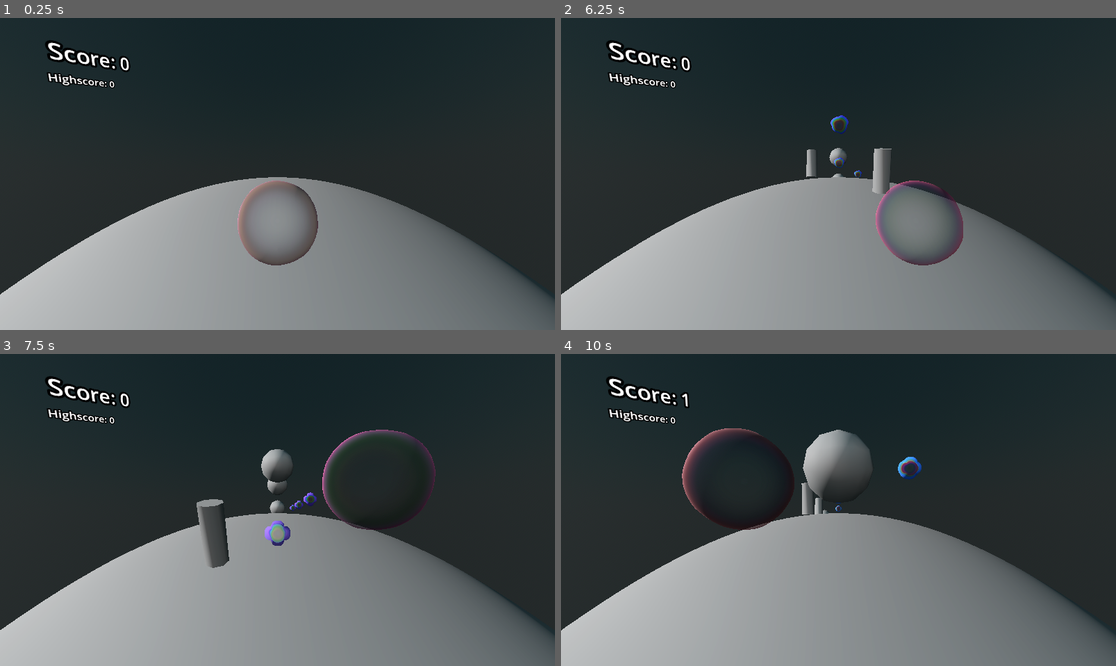
Above: before the commit, frames 1-4 (two rows, left to right).
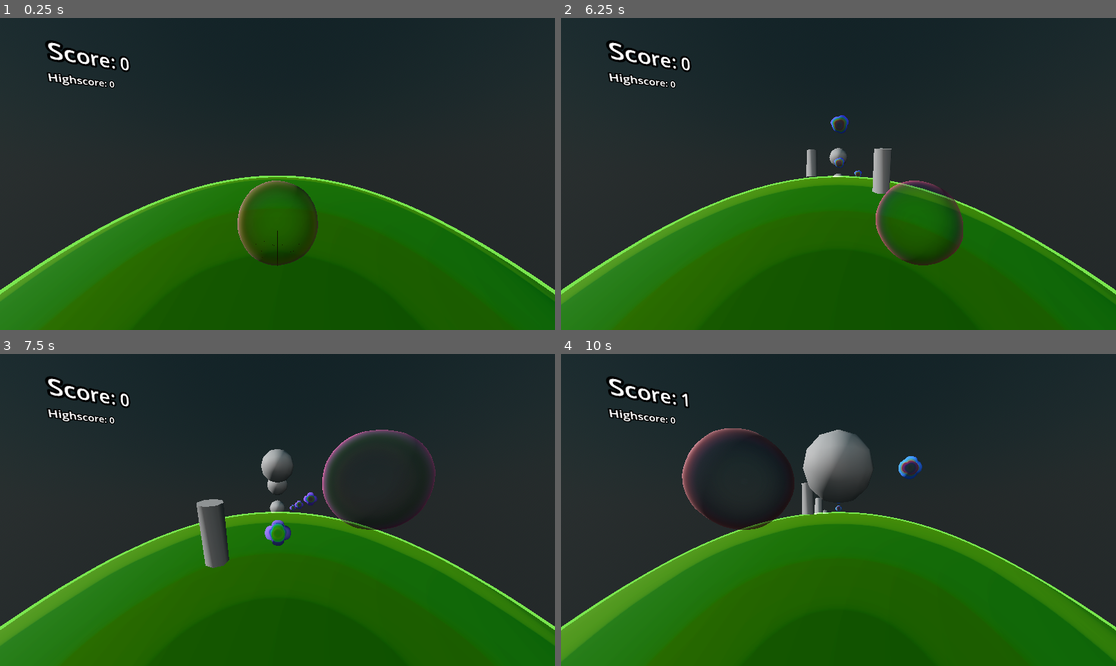
Above: after the commit, the same moments.

Repository: kaapomoi/fgj25
Game: Godot game, scene res://Scenes/main.tscn
Same seed, same stepped clock (60 frames per second), same inputs: the game is played once before the commit and once after it.
Inputs:
- Up to frame 1 (0.25 s): no input
- Up to frame 2 (6.25 s): tap Enter (ui_accept) at 0.5, 0.77, 1.52, 2, 3.02, 3.77, 4.52, 6.02 s; hold Right (ui_right) 0.53-1.28 s; hold Down (ui_down) 1.28-2.03 s; hold Right (ui_right) 2.03-2.78 s; hold Up (ui_up) 2.78-3.53 s; hold Left (ui_left) 3.53-5.03 s; hold Down (ui_down) 5.03-5.78 s; hold Right (ui_right) from 5.78 s (still down)
- Up to frame 3 (7.5 s): release Right (ui_right) at 6.53 s; hold Up (ui_up) 6.53-7.28 s; tap Enter (ui_accept) at 6.77 s; hold Right (ui_right) from 7.28 s (still down)
- Up to frame 4 (10 s): tap Enter (ui_accept) at 7.52, 9.02, 9.77 s; release Right (ui_right) at 8.03 s; hold Down (ui_down) 8.03-8.78 s; hold Left (ui_left) 8.78-9.53 s; hold Up (ui_up) from 9.53 s (still down)

The runs differ from the first frame. In frame 1, 36% of the frame differs, in the area x 0-100%, y 50-100%; in frame 2, 36%; in frame 3, 35%; in frame 4, 36%.

Commit message:
Add player collect sound, 'grass' shader

Diff:
--- a/Assets/Shaders/grass.gdshader
+++ b/Assets/Shaders/grass.gdshader
@@ -1,105 +1,62 @@
 shader_type spatial;
-render_mode cull_front;
+render_mode cull_disabled, blend_add, unshaded;
+uniform float time_speed = 1.0;
+//time specifically for the wave noise texture
+uniform float surface_speed = 1.0;
+uniform float spin = 0.0; //Twisting motion of the water
+uniform float brightness = 0.6;
+uniform float color_intensity = 0.0;
+//Tiling frequency of the noise accross the mesh
+uniform float horizontal_frequency = 2.0;
+uniform float vertical_frequency = 2.0;
+//overall size muliplier
+uniform float size = 3.0;
+//affects total size
+uniform float banding_bias = 0.6;
 
-bool solveQuadratic( float a, float b, float c, inout float x0, inout float x1 )
-{ //https://www.scratchapixel.com/lessons/3d-basic-rendering/minimal-ray-tracer-rendering-simple-shapes/ray-sphere-intersection.html
-    float discr = b * b - 4.0 * a * c;
+uniform sampler2D wave_texture;
+uniform sampler2D noise_texture;
+//wave height, use for ocean waves
+uniform float wave_height = 0.5;
+//water surface height variation based on the noise texture
+uniform float texture_height = 0.5;
+//preset band colors
+uniform vec4 color1 : source_color = vec4(0.59, 0.761, 1.0, 1.0);
+uniform vec4 color2 : source_color = vec4(0.274, 0.474, 0.98, 1.0);
+uniform vec4 color3 : source_color = vec4(0.059, 0.389, 0.85, 1.0);
+uniform vec4 color4 : source_color = vec4(0.0, 0.267, 1.0, 1.0);
 
-    if( discr < 0.0 ) return false;
-    else if( abs(discr) < 0.0001 ) x0 = x1 = -0.5 * b / a;
-    else
-	{
-		float q = (abs(b) > 0.0001) ? -0.5 * (b + sqrt(discr)) : -0.5 * (b - sqrt(discr));
-        x0 = q / a;
-        x1 = c / q;
-	}
-    if( x0 > x1 )
-	{
-		float _x1 = x1;
-		x1 = x0;
-		x0 = _x1;
-	}
-    return true;
+void vertex() {
+	float time = -TIME * time_speed;
+	VERTEX += NORMAL * wave_height * texture(wave_texture, vec2(UV.x + time * surface_speed, UV.y + time * surface_speed)).r;
+	VERTEX += NORMAL * texture_height * texture(noise_texture,vec2(UV.x * horizontal_frequency + spin * (time /2.0), (UV.y * vertical_frequency) + time)).r;;
 }
 
-float raySphereIntersect( vec3 origin, vec3 normal, vec3 center, float radius )
-{ //https://www.scratchapixel.com/lessons/3d-basic-rendering/minimal-ray-tracer-rendering-simple-shapes/ray-sphere-intersection.html
-    float t0, t1; // Solution for t if the ray intersects the sphere
-    vec3 L = origin - center;
-    float a = dot(normal,normal);
-    float b = 2.0 * dot(normal,L);
-    float c = dot(L,L) - radius * radius;
-    if( !solveQuadratic(a, b, c, t0, t1 ) ) return -1.0;
-    if( t0 < 0.0 )
-	{
-		if( t1 < 0.0 ) return -1.0;
-		t0 = t1;
+void fragment() {
+	float time = -TIME * time_speed;
+
+// Calculate dot product of normals and combine with noise texture value
+	float normal_facing = dot(NORMAL, VIEW);
+	float noise_value = texture(noise_texture,vec2(UV.x * horizontal_frequency + spin * (time /2.0), (UV.y * vertical_frequency) + time)).r;
+	normal_facing += (noise_value -0.5 + size) * 0.3;
+
+	float band = normal_facing * 3.0 * banding_bias;
+	vec4 band_color = vec4(0,0,0,0);
+	if (band <= 1.5) {
+		discard;
 	}
-    return t0;
+	else if(band <= 2.0){
+		band_color = mix(color1, color2, -0.01 / (band-2.01)); //Mixes the color bands to make a slight gradient
+	}
+	else if (band <= 2.5) {
+		band_color = mix(color2, color3, -0.01 / (band-2.51));
+	}
+	else if (band <= 2.9) {
+		band_color = mix(color3, color4, -0.01 / (band-2.91));
+	}
+	else if (band >= 0.0) {
+		band_color = color4;
+	}
+	//Final color adjestment
+	ALBEDO = clamp(brightness * (vec3(1.0, 1.0, 1.0) - (band_color.xyz * -color_intensity)) * band_color.xyz, vec3(0.0, 0.0, 0.0), vec3(brightness, brightness, brightness));
 }
-
-vec3 whorley( vec2 uv, float time, vec2 distortion )
-{ // https://www.shadertoy.com/view/XsVBWG
-    for(float i=1.0; i<10.0; i+=1.0)
-	{
-        uv.x+=distortion.x*sin(i*uv.y+time);
-        uv.y+=distortion.y*cos(i*uv.x+time*.2);
-    }
-	vec3 n = vec3( cos(uv.x+uv.y+2.),
-		sin(uv.x+uv.y+2.2),
-		(sin(uv.x+uv.y+1.)+cos(uv.x+uv.y+1.5)) );
-	return n;
-}
-
-vec2 uvOnSphere( vec3 dir )
-{
-	float uvX = (atan( dir.y, length( vec2(dir.x,dir.z) ) )/PI)+0.5;
-	float uvY = ((atan(dir.x,dir.z)+PI)/TAU);
-	return vec2 ( uvX, uvY );
-}
-
-vec3 whorleyOnSphere( vec3 dir, float time, vec2 scale, vec2 distortion )
-{
-	float delta = (dot( -normalize(dir*vec3(1,0,1)), vec3(0,0,1) )+1.0)/2.0;
-	vec3 wosA = whorley(uvOnSphere(dir)*scale, time, distortion );
-	vec3 wosB = whorley(uvOnSphere(-dir)*scale, time, distortion );
-	vec3 mixed = wosA+((wosB-wosA)*delta);
-	return normalize(mixed);
-}
-
-vec3 transform( mat4 mtx, vec3 vec ){	return (mtx*vec4(vec,1.0)).rgb - mtx[3].rgb;}
-
-float fresnel( float val, vec3 normal, vec3 view, float str ){ return clamp( mix( val, 0.0, dot(normal,view)*str ), 0.0, 1.0 );}
-
-uniform float radius = 256.0;
-uniform float rimRetraction = 4.0;
-uniform float rimBrightness = 1.0;
-uniform vec3 rimColor : source_color = vec3(0.7,0.5,0.3);
-uniform float animationSpeed = 0.25;
-uniform float distortionStrength = 0.3;
-
-void fragment()
-{
-	ALPHA_SCISSOR_THRESHOLD = 0.5;
-	// First get the ray direction in world space
-	vec3 rayDir = normalize(transform(INV_VIEW_MATRIX,-VIEW));
-	// t is the distance along that ray at which intersection occurs (or -1 if there was none)
-	float t = raySphereIntersect( CAMERA_POSITION_WORLD-NODE_POSITION_WORLD, rayDir, vec3(0), radius );
-
-	if( t > 0.0 )
-	{ // t is greater than 0, therefore an intersection has occured along the ray
-		vec3 worldPos = CAMERA_POSITION_WORLD+(rayDir*t);
-		vec3 dir = normalize(worldPos-NODE_POSITION_WORLD);
-		// Depth is calculated using the world position of the intersection
-		vec4 clipPos = PROJECTION_MATRIX * VIEW_MATRIX * vec4(worldPos, 1);
-		DEPTH = clipPos.z/clipPos.w;
-		// The direction from the center is transformed back into view space to serve the normal
-		NORMAL = transform( VIEW_MATRIX, dir );
-		// Dir is then moved into local space to respect rotation of the node for texturing
-		dir = transform( inverse(MODEL_MATRIX), dir );
-		ALBEDO = whorleyOnSphere( dir, TIME*animationSpeed, vec2(20,5), vec2(distortionStrength) );
-		EMISSION = fresnel(0.25,NORMAL,VIEW,rimRetraction)*rimColor*rimBrightness;
-		ALPHA = 1.0;
-	}
-	else ALPHA = 0.0;
-}
--- a/Scenes/collectable.tscn
+++ b/Scenes/collectable.tscn
@@ -1,16 +1,37 @@
-[gd_scene load_steps=6 format=3 uid="uid://c8rt34c840wvi"]
+[gd_scene load_steps=10 format=3 uid="uid://c8rt34c840wvi"]
 
 [ext_resource type="Script" path="res://Scripts/collectable.gd" id="1_a7eje"]
 [ext_resource type="Material" uid="uid://cqlpo0fxr5fcs" path="res://Assets/Materials/bubble_opaque.material" id="2_setpj"]
+[ext_resource type="Material" uid="uid://c2b0414b435dn" path="res://Assets/Materials/bubble.material" id="2_u5okv"]
 [ext_resource type="AudioStream" uid="uid://p3aykvdjwnlh" path="res://Assets/Sounds/SFX/pickup.wav" id="2_vvru6"]
 
 [sub_resource type="BoxShape3D" id="BoxShape3D_1u3fc"]
 size = Vector3(0.110291, 0.103271, 0.107849)
 
+[sub_resource type="Curve" id="Curve_1jv78"]
+_data = [Vector2(0, 1), 0.0, 0.0, 0, 0, Vector2(1, 0), 0.0, 0.0, 0, 0]
+point_count = 2
+
+[sub_resource type="CurveTexture" id="CurveTexture_dsgni"]
+curve = SubResource("Curve_1jv78")
+
+[sub_resource type="ParticleProcessMaterial" id="ParticleProcessMaterial_58as3"]
+emission_shape = 1
+emission_sphere_radius = 1.0
+radial_velocity_min = -2.23517e-05
+radial_velocity_max = 2.99998
+gravity = Vector3(0, 0, 0)
+radial_accel_min = -2.23517e-06
+radial_accel_max = -2.23517e-06
+scale_min = 0.0
+scale_curve = SubResource("CurveTexture_dsgni")
+
 [sub_resource type="SphereMesh" id="SphereMesh_3fcqw"]
-material = ExtResource("2_setpj")
-radius = 0.15
-height = 0.3
+material = ExtResource("2_u5okv")
+radius = 0.1
+height = 0.2
+radial_segments = 32
+rings = 16
 
 [node name="Collectable" type="Area3D"]
 collision_mask = 2
@@ -22,6 +43,7 @@
 
 [node name="GraphicSphere" type="CSGSphere3D" parent="."]
 process_mode = 1
+transform = Transform3D(1, 0, 0, 0, 1, 0, 0, 0, 1, 0.00584793, 0.00646114, 8.72612e-05)
 radius = 0.25
 radial_segments = 50
 rings = 50
@@ -34,11 +56,13 @@
 one_shot = true
 
 [node name="GPUParticles3D" type="GPUParticles3D" parent="."]
-transform = Transform3D(1.00251, 0, 0, 0, 1.00251, 0, 0, 0, 1.00251, 0, 0, 0)
-visible = false
-explosiveness = 0.12
-randomness = 0.3
-process_material = ExtResource("2_setpj")
+emitting = false
+lifetime = 0.25
+one_shot = true
+explosiveness = 0.74
+randomness = 0.49
+fixed_fps = 60
+process_material = SubResource("ParticleProcessMaterial_58as3")
 draw_pass_1 = SubResource("SphereMesh_3fcqw")
 
 [connection signal="body_entered" from="." to="." method="_on_body_entered"]
--- a/Scenes/main.tscn
+++ b/Scenes/main.tscn
@@ -1,11 +1,13 @@
-[gd_scene load_steps=15 format=3 uid="uid://b0dnmh5v0ftm4"]
+[gd_scene load_steps=27 format=3 uid="uid://b0dnmh5v0ftm4"]
 
 [ext_resource type="Script" path="res://Scripts/game.gd" id="1_feucm"]
 [ext_resource type="Script" path="res://Scripts/player.gd" id="2_ckfi3"]
 [ext_resource type="Script" path="res://Scripts/Globe.gd" id="2_gljex"]
 [ext_resource type="PackedScene" uid="uid://d2e1r7t61pq0p" path="res://Scenes/Obstacles/Flying/sphere_obstacle.tscn" id="3_ps0d2"]
 [ext_resource type="Material" uid="uid://c2b0414b435dn" path="res://Assets/Materials/bubble.material" id="3_x4r8r"]
+[ext_resource type="AudioStream" uid="uid://ig8eytsfscvj" path="res://Assets/Sounds/SFX/pop.wav" id="4_4pskm"]
 [ext_resource type="Script" path="res://Scripts/obstacle_kill_zone.gd" id="4_nsqt2"]
+[ext_resource type="Shader" path="res://Assets/Shaders/grass.gdshader" id="4_q2pm4"]
 [ext_resource type="AudioStream" uid="uid://wmsg1cbncw41" path="res://Assets/Sounds/Music/one.mp3" id="6_64eyh"]
 [ext_resource type="AudioStream" uid="uid://cyi4r7fqhi81r" path="res://Assets/Sounds/SFX/game_end.wav" id="7_3g4kw"]
 
@@ -119,7 +121,7 @@
 glow_enabled = true
 fog_enabled = true
 fog_mode = 1
-fog_light_color = Color(0.418429, 0.585287, 0.597588, 1)
+fog_light_color = Color(0.204334, 0.644567, 0.953087, 1)
 fog_sun_scatter = 0.05
 fog_density = 0.2345
 fog_aerial_perspective = 0.105
@@ -129,6 +131,80 @@
 
 [sub_resource type="SphereShape3D" id="SphereShape3D_qqu8j"]
 
+[sub_resource type="Curve" id="Curve_bsa26"]
+_data = [Vector2(0, 1), 0.0, 0.0, 0, 0, Vector2(1, 0), 0.0, 0.0, 0, 0]
+point_count = 2
+
+[sub_resource type="CurveTexture" id="CurveTexture_c0gh6"]
+curve = SubResource("Curve_bsa26")
+
+[sub_resource type="ParticleProcessMaterial" id="ParticleProcessMaterial_duob5"]
+emission_shape = 1
+emission_sphere_radius = 1.0
+radial_velocity_min = -2.23517e-05
+radial_velocity_max = 1.99998
+gravity = Vector3(0, 0, 0)
+radial_accel_min = -2.23517e-06
+radial_accel_max = -2.23517e-06
+tangential_accel_min = -2.07
+tangential_accel_max = 2.44
+scale_min = 0.0
+scale_curve = SubResource("CurveTexture_c0gh6")
+
+[sub_resource type="SphereMesh" id="SphereMesh_7m1k4"]
+material = ExtResource("3_x4r8r")
+radius = 0.1
+height = 0.2
+radial_segments = 32
+rings = 16
+
+[sub_resource type="FastNoiseLite" id="FastNoiseLite_m0t2t"]
+noise_type = 3
+
+[sub_resource type="NoiseTexture2D" id="NoiseTexture2D_skmq1"]
+width = 128
+height = 128
+generate_mipmaps = false
+seamless = true
+seamless_blend_skirt = 0.711
+bump_strength = 27.0
+noise = SubResource("FastNoiseLite_m0t2t")
+
+[sub_resource type="ShaderMaterial" id="ShaderMaterial_4dhrd"]
+render_priority = 0
+shader = ExtResource("4_q2pm4")
+shader_parameter/time_speed = 0.095
+shader_parameter/surface_speed = -1.81
+shader_parameter/spin = 0.435
+shader_parameter/brightness = 0.6
+shader_parameter/color_intensity = 0.0
+shader_parameter/horizontal_frequency = 0.0
+shader_parameter/vertical_frequency = 1.865
+shader_parameter/size = 3.0
+shader_parameter/banding_bias = 0.57
+shader_parameter/wave_height = 0.03
+shader_parameter/texture_height = 0.05
+shader_parameter/color1 = Color(0.223529, 0.556863, 0.113725, 1)
+shader_parameter/color2 = Color(0.0588235, 0.427451, 0.113725, 1)
+shader_parameter/color3 = Color(0.101889, 0.375762, 0.0189874, 1)
+shader_parameter/color4 = Color(0, 0.312286, 0, 1)
+shader_parameter/noise_texture = SubResource("NoiseTexture2D_skmq1")
+
+[sub_resource type="FastNoiseLite" id="FastNoiseLite_nap0x"]
+seed = 440
+frequency = 0.032
+
+[sub_resource type="NoiseTexture2D" id="NoiseTexture2D_3ga3k"]
+normalize = false
+noise = SubResource("FastNoiseLite_nap0x")
+
+[sub_resource type="StandardMaterial3D" id="StandardMaterial3D_74kd7"]
+next_pass = SubResource("ShaderMaterial_4dhrd")
+albedo_color = Color(0.148715, 0.148502, 0, 1)
+metallic = 0.46
+metallic_specular = 0.13
+normal_texture = SubResource("NoiseTexture2D_3ga3k")
+
 [sub_resource type="BoxShape3D" id="BoxShape3D_ysc2i"]
 size = Vector3(1.88586, 2.04004, 0.557312)
 
@@ -163,6 +239,21 @@
 rings = 50
 material = ExtResource("3_x4r8r")
 
+[node name="GPUParticles3D" type="GPUParticles3D" parent="Game/Player"]
+emitting = false
+amount = 64
+lifetime = 3.0
+one_shot = true
+explosiveness = 0.5
+randomness = 0.29
+fixed_fps = 60
+process_material = SubResource("ParticleProcessMaterial_duob5")
+draw_pass_1 = SubResource("SphereMesh_7m1k4")
+
+[node name="PopPlayer" type="AudioStreamPlayer3D" parent="Game/Player"]
+stream = ExtResource("4_4pskm")
+bus = &"SFX"
+
 [node name="SpawnLocation" type="Node3D" parent="Game"]
 process_mode = 1
 transform = Transform3D(1, 0, 0, 2.91038e-11, 1, 2.98023e-08, 2.32831e-10, 0, 1, 0, -10, -10.5)
@@ -173,6 +264,7 @@
 radius = 10.0
 radial_segments = 100
 rings = 100
+material = SubResource("StandardMaterial3D_74kd7")
 script = ExtResource("2_gljex")
 
 [node name="SphereObstacle" parent="Game/Globe" instance=ExtResource("3_ps0d2")]
--- a/Scripts/collectable.gd
+++ b/Scripts/collectable.gd
@@ -6,6 +6,7 @@
 @onready var audioplayer = $PickupSoundPlayer
 @onready var timer = $Timer
 @onready var sphere = $GraphicSphere
+@onready var particles = $GPUParticles3D
 
 # Called when the node enters the scene tree for the first time.
 func _ready() -> void:
@@ -22,6 +23,7 @@
 	if player && game.game_state != game.GAME_STATE.END:
 		audioplayer.play()
 		timer.start()
+		particles.emitting = true
 		player.receive_collectible()
 		sphere.queue_free()
 
--- a/Scripts/player.gd
+++ b/Scripts/player.gd
@@ -2,6 +2,8 @@
 
 
 @onready var game = %Game
+@onready var particle_effects = $GPUParticles3D
+@onready var pop_sound_player = $PopPlayer
 
 const top_left = Vector3(-1, 1, 0)
 const bot_right = Vector3(1, 0, 0)
@@ -24,6 +26,9 @@
 func receive_hit() -> void:
     print("Got it")
     emit_signal("player_died")
+    $Bubble.queue_free()
+    particle_effects.emitting = true
+    pop_sound_player.play()
     pass
 
 
Not shown, added: Assets/Sounds/SFX/pop.wav
